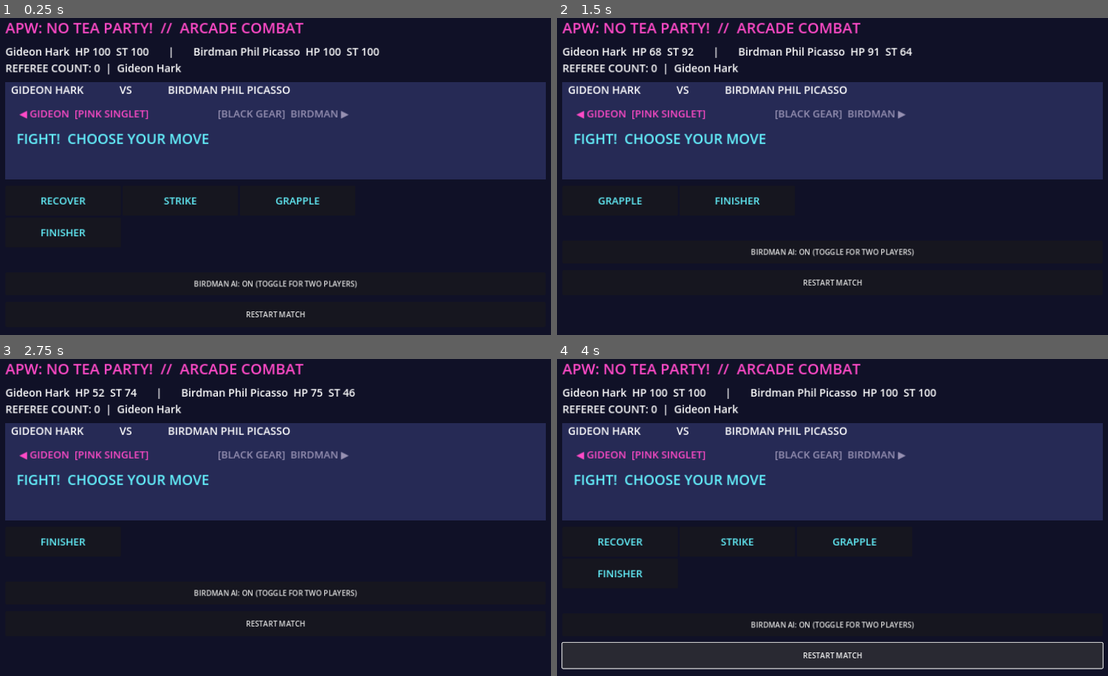
Above: before the commit, frames 1-4 (two rows, left to right).
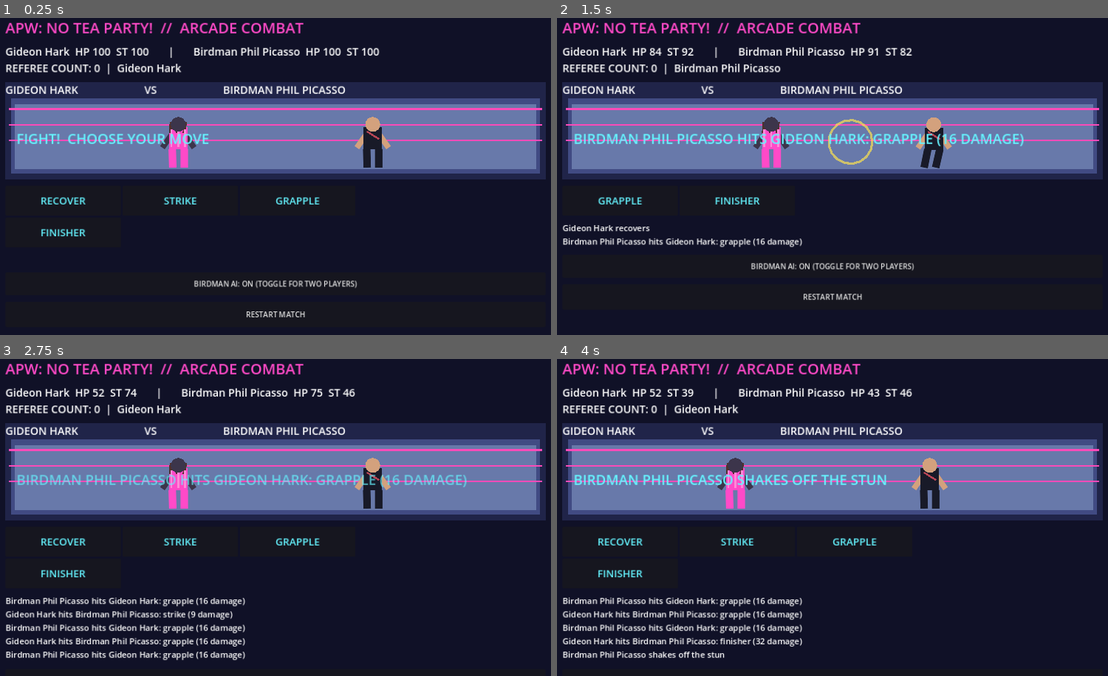
Above: after the commit, the same moments.

Repository: Cardinalrampolla/APW-NO-TEA-PARTY
Game: Godot game, scene res://combat_arcade.tscn
Same seed, same stepped clock (60 frames per second), same inputs: the game is played once before the commit and once after it.
Inputs (mouse positions are in pixels of both pictures, inside the frame that each line leads up to):
- Up to frame 1 (0.25 s): no input
- Up to frame 2 (1.5 s): click "RECOVER" at 0.5 s; click "STRIKE" at 1.25 s
- Up to frame 3 (2.75 s): click "GRAPPLE" at 2 s
- Up to frame 4 (4 s): click "FINISHER" at 2.75 s; click (832, 593) at 3.5 s, where only the run before the commit has a clickable "RESTART MATCH"

The runs differ from the first frame. In frame 1, 23% of the frame differs, in the area x 1-99%, y 21-50%; in frame 2, 26%; in frame 3, 27%; in frame 4, 35%, in the area x 0-100%, y 9-98%.
Error before the commit: Attempted to free a locked object (calling or emitting). (res://combat_arcade.gd:130)
Error after the commit: Attempted to free a locked object (calling or emitting). (res://combat_arcade.gd:152)

Commit message:
Wire procedural wrestler animation into playable combat actions

Diff:
--- a/combat_arcade.gd
+++ b/combat_arcade.gd
@@ -2,6 +2,7 @@
 ## Playable combat UI prototype. All controls are generated in code.
 const Combat = preload("res://combat_rules.gd")
 const OpponentAI = preload("res://combat_ai.gd")
+const RingView = preload("res://combat_ring_view.gd")
 var opponent_ai = OpponentAI.new()
 var ai_enabled := true
 var ai_toggle: Button
@@ -17,6 +18,8 @@
 var gideon_marker: Label
 var birdman_marker: Label
 var ring_canvas: ColorRect
+var ring_view: Control
+var animating := false
 
 func _ready() -> void:
     set_anchors_and_offsets_preset(Control.PRESET_FULL_RECT)
@@ -45,8 +48,11 @@
     ring_canvas = ring
     ring.custom_minimum_size = Vector2(0, 210)
     layout.add_child(ring)
+    ring_view = RingView.new()
+    ring_view.set_anchors_and_offsets_preset(Control.PRESET_FULL_RECT)
+    ring.add_child(ring_view)
     ring_label = Label.new()
-    ring_label.text = "  GIDEON HARK             VS             BIRDMAN PHIL PICASSO"
+    ring_label.text = "GIDEON HARK                        VS                        BIRDMAN PHIL PICASSO"
     ring_label.add_theme_font_size_override("font_size", 23)
     ring.add_child(ring_label)
     impact_label = Label.new()
@@ -60,12 +66,14 @@
     gideon_marker.add_theme_font_size_override("font_size", 22)
     gideon_marker.add_theme_color_override("font_color", Color("#ff4ac8"))
     ring.add_child(gideon_marker)
+    gideon_marker.visible = false
     birdman_marker = Label.new()
     birdman_marker.text = "[BLACK GEAR]  BIRDMAN ▶"
     birdman_marker.position = Vector2(460, 52)
     birdman_marker.add_theme_font_size_override("font_size", 22)
     birdman_marker.add_theme_color_override("font_color", Color("#f3e5ff"))
     ring.add_child(birdman_marker)
+    birdman_marker.visible = false
     actions = GridContainer.new()
     actions.columns = 3
     layout.add_child(actions)
@@ -99,13 +107,27 @@
         steps += 1
 
 func _restart() -> void:
+    if animating:
+        return
     game = Combat.new()
+    ring_view.play_move("restart", 0, -1, 0, -1)
     last_action_count = 0
     _refresh()
 
 func _take_action(action: String) -> void:
+    if animating or game.match_over:
+        return
+    var actor: int = game.current_turn
     if game.take_action(action):
+        animating = true
+        ring_view.play_move(action, actor, game.pin_target, game.pin_count, game.winner)
+        _refresh()
+        await get_tree().create_timer(0.6).timeout
+        if not is_inside_tree():
+            return
         _run_ai_turns()
+        ring_view.play_move("ai", 1, game.pin_target, game.pin_count, game.winner)
+        animating = false
         _refresh()
 
 func _refresh() -> void:
@@ -131,6 +153,7 @@
     for action in game.legal_actions():
         var button := Button.new()
         button.text = action.to_upper()
+        button.disabled = animating
         button.custom_minimum_size = Vector2(250, 65)
         button.add_theme_font_size_override("font_size", 22)
         button.add_theme_color_override("font_color", Color("#65f4ff"))
